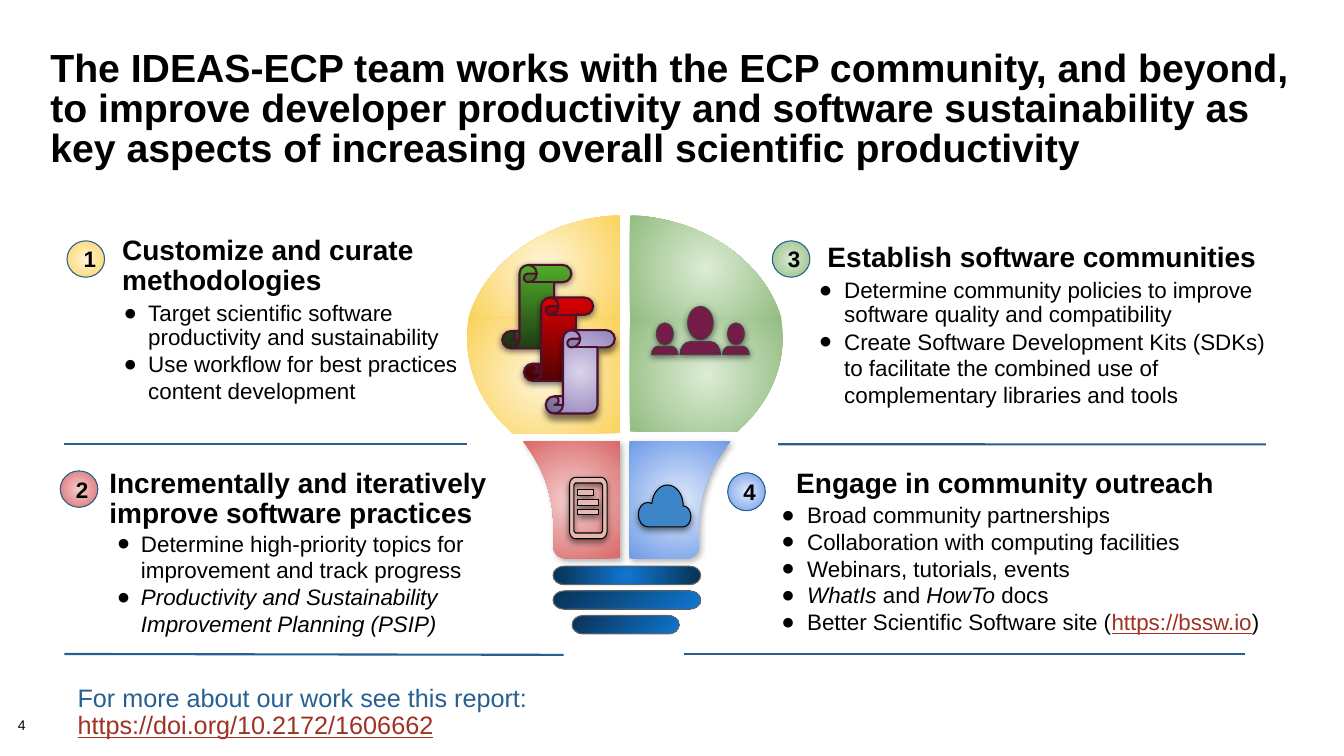
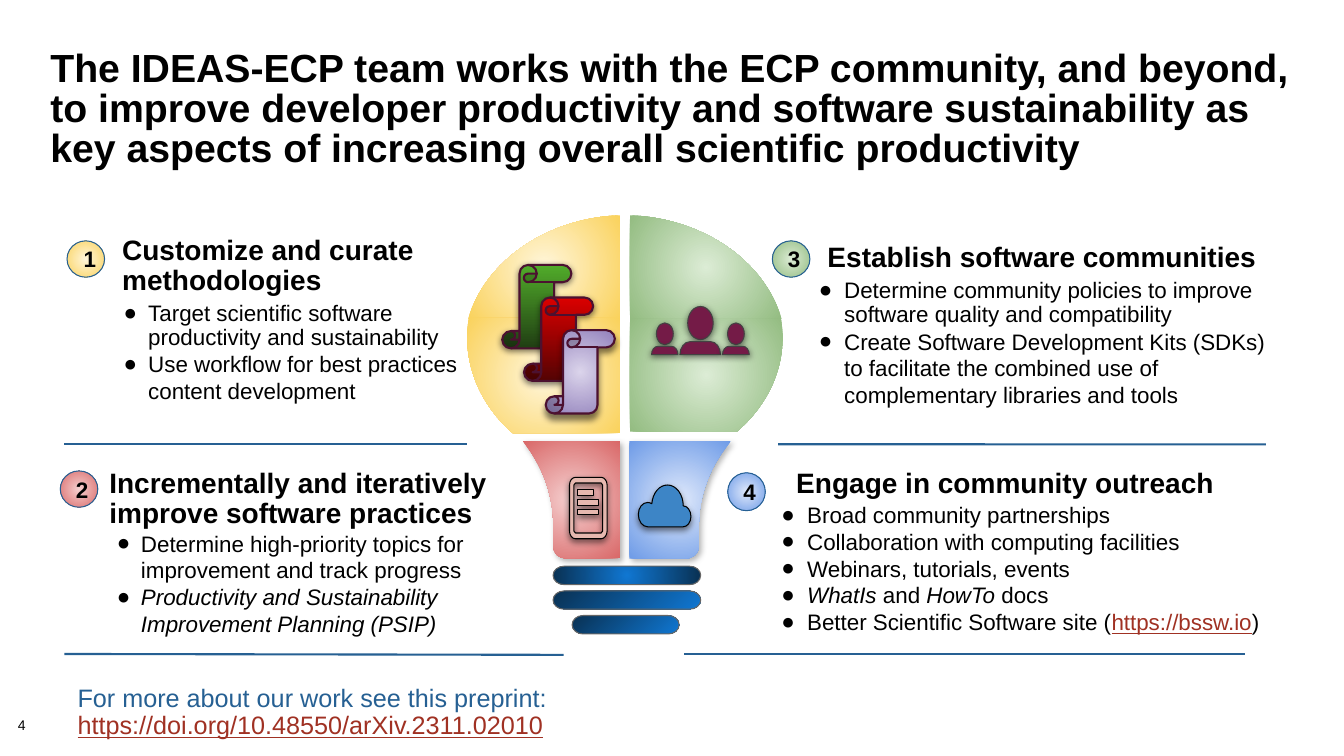
Before and after one commit to bssw-tutorial/presentations, a slide deck: slide 4 of intro.pptx. Drawn at 1344x756 pixels with LibreOffice and Linux fonts; fonts in the diff are those of the drawing; background and template pictures are left out. Boxes give left, top, right and bottom in pixels: in the first picture for what was removed or moved away, otherwise in the second. Text is boxed around its words. In the diff, an @@ line names an element or a change of style, - is before the commit and + after.

```diff
--- a/intro.pptx
+++ b/intro.pptx
@@ text at (78,688,546,740): text changed; text colour #266093 to #A03123 @@
-For more about our work see this report: https://doi.org/10.2172/1606662
+For more about our work see this preprint: https://doi.org/10.48550/arXiv.2311.02010
```
Also in this commit, not shown: 3 other files.
